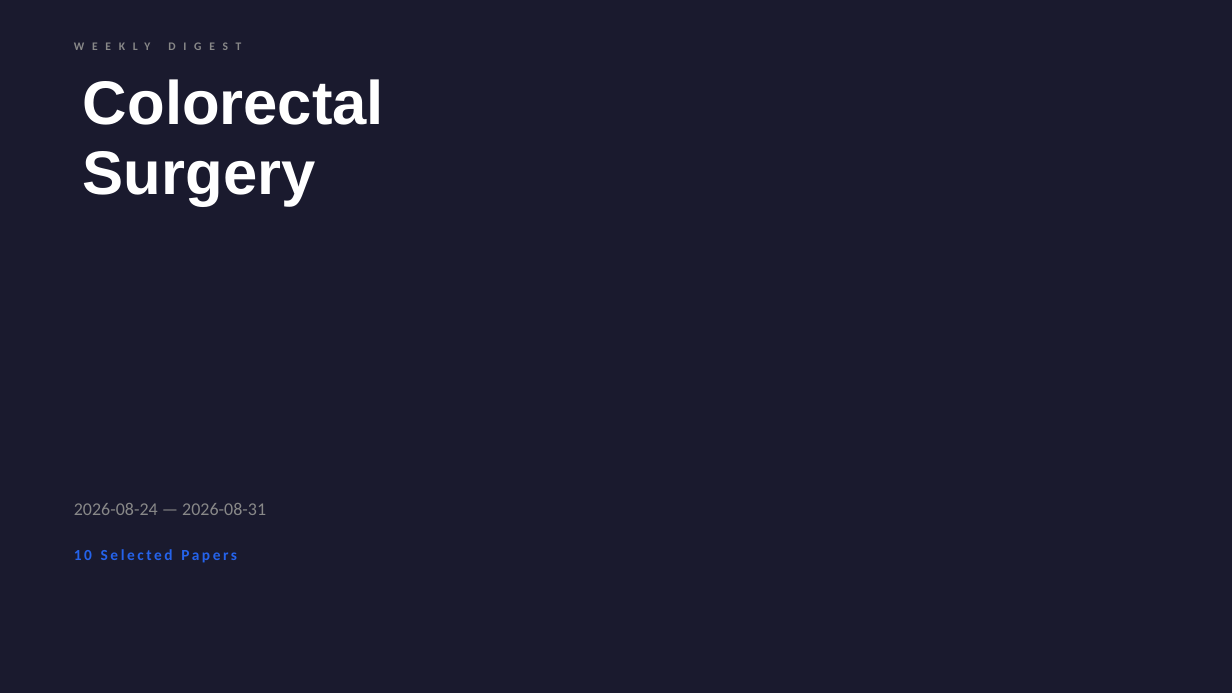
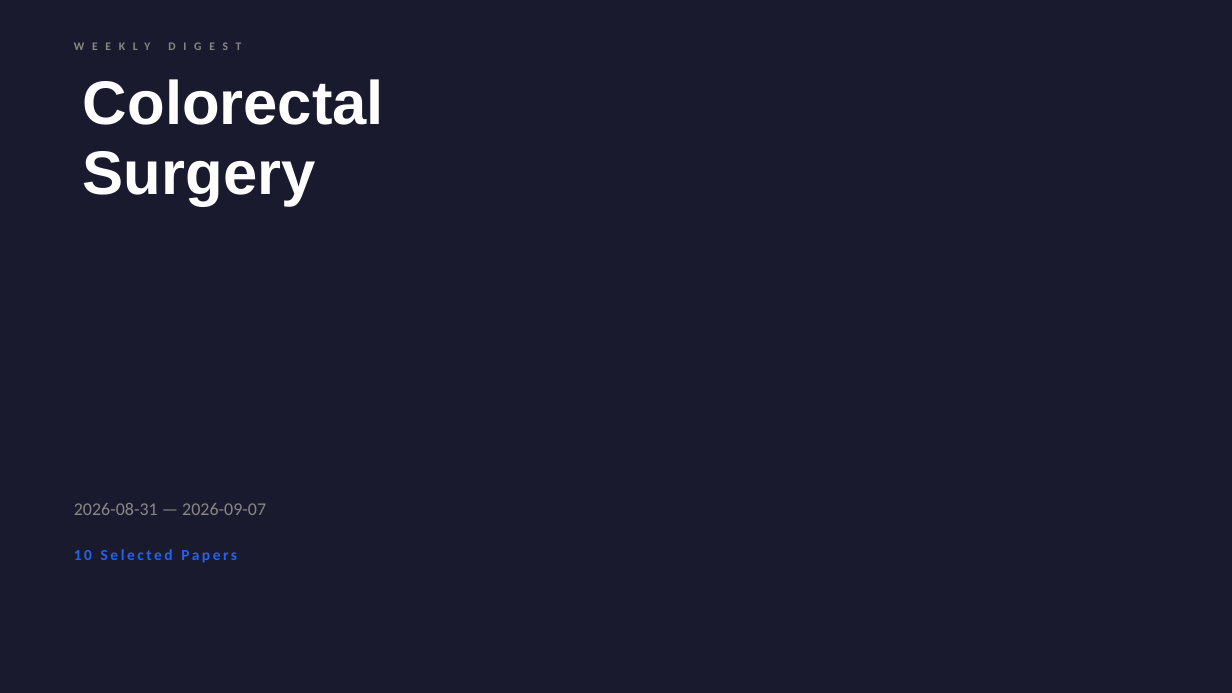
Before and after one commit to jejenhu-maker/colorectal-weekly-digest, a slide deck: slide 1 of docs/digest-en.pptx. Drawn at 1232x693 pixels with LibreOffice and Linux fonts; fonts in the diff are those of the drawing. Boxes give left, top, right and bottom in pixels: in the first picture for what was removed or moved away, otherwise in the second. Text is boxed around its words. In the diff, an @@ line names an element or a change of style, - is before the commit and + after.

```diff
--- a/docs/digest-en.pptx
+++ b/docs/digest-en.pptx
@@ text at bbox=[74, 503, 266, 515]: text changed @@
-2026-08-24 — 2026-08-31
+2026-08-31 — 2026-09-07
```
Also in this commit, not shown: 9 other slides changed, 2 slides added, 2 slides removed, 2 other files.
